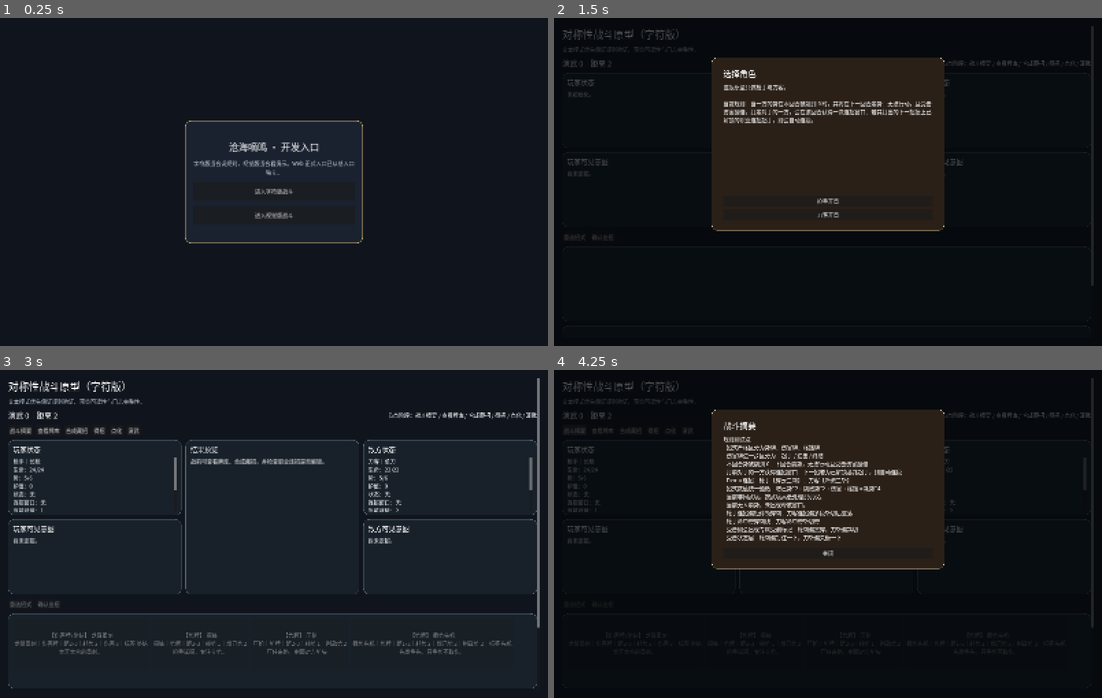
Above: before the commit, frames 1-4 (two rows, left to right).
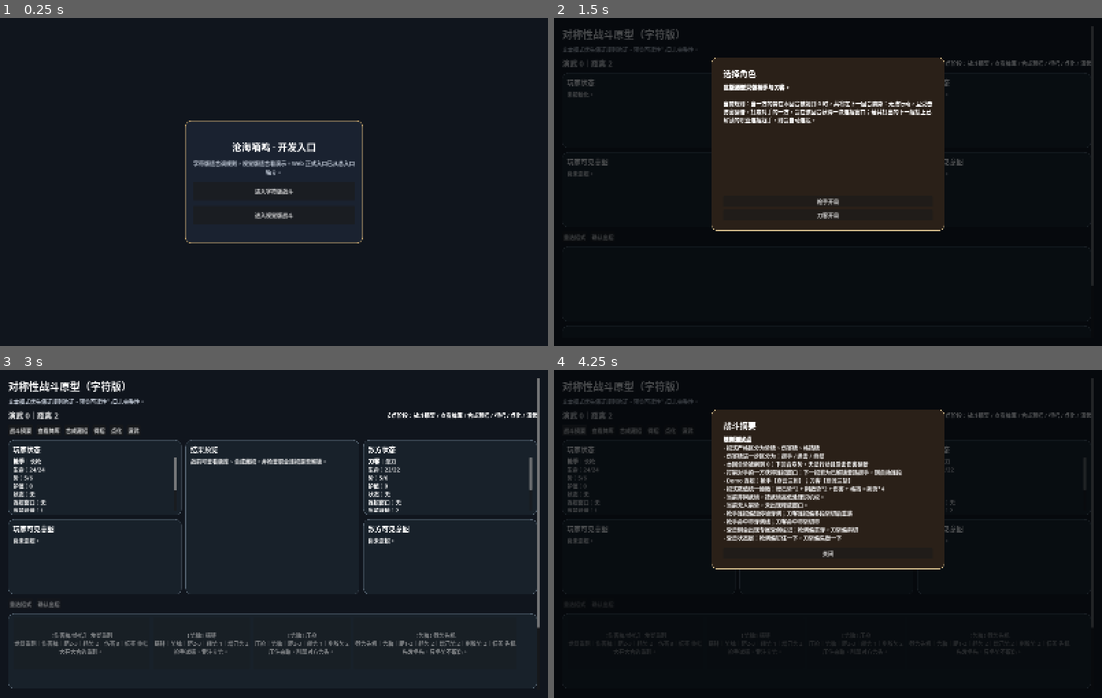
Above: after the commit, the same moments.

Repository: chengquansen-comments/canghaidiming
Game: Godot game, scene res://scenes/Main.tscn
The game is run twice, just before and just after one commit, with the same random seed, the same clock (stepped at 60 frames per second) and the same inputs.
Inputs:
- Up to frame 1 (0.25 s): no input
- Up to frame 2 (1.5 s): click "进入字符版战斗" at 0.5 s; click "重选招式" at 1.25 s
- Up to frame 3 (3 s): click "确认出招" at 2 s; click "枪手开局" at 2.75 s
- Up to frame 4 (4.25 s): click "战斗摘要" at 3.5 s

The runs differ from the first frame. In frame 1, 0.8% of the frame differs, in the area x 35-65%, y 37-62%; in frame 2, 1.8%; in frame 3, 4.0%, in the area x 1-98%, y 3-87%; in frame 4, 3.4%.
Error in both runs: Invalid assignment of property or key 'disabled' with value of type 'bool' on a base object of type 'Nil'. (res://scripts/battle_controller_text_ui.gd:321)

Commit message:
Use embedded local CJK font asset for Godot UI rendering

Diff:
--- a/themes/default_ui_theme.tres
+++ b/themes/default_ui_theme.tres
@@ -1,11 +1,7 @@
 [gd_resource type="Theme" load_steps=2 format=3 uid="uid://canghai_default_ui_theme"]
 
-[sub_resource type="SystemFont" id="SystemFont_cjk"]
-font_names = PackedStringArray("PingFang SC", "Hiragino Sans GB", "Microsoft YaHei", "Noto Sans CJK SC", "Noto Sans SC", "Source Han Sans SC", "WenQuanYi Micro Hei", "Arial Unicode MS", "sans-serif")
-font_style = 0
-font_weight = 400
-font_stretch = 100
+[ext_resource type="FontFile" path="res://assets/fonts/cjk_font.ttf" id="1_cjk_font"]
 
 [resource]
-default_font = SubResource("SystemFont_cjk")
+default_font = ExtResource("1_cjk_font")
 default_font_size = 16
